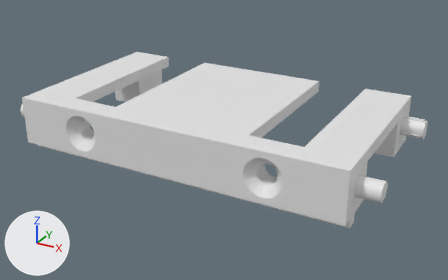
An edit to the glTF model models/sledbar_2.glb, drawn before and after from the same camera.
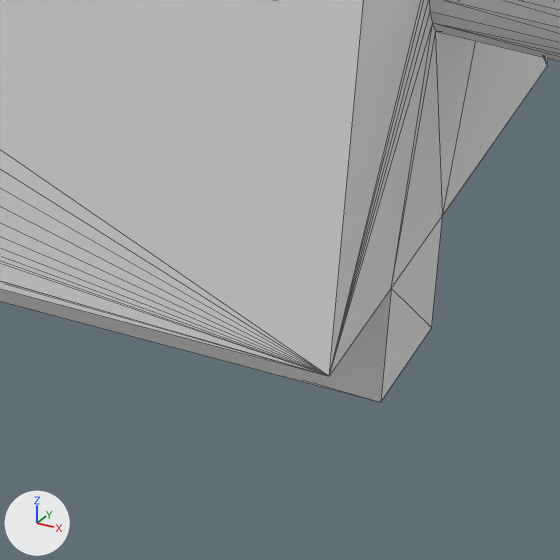
There are two pictures of each version: one whole from a 50 mm lens placed at (47.8, -84.6, 39.5), pointed at (1.5, -0.5, -2.6), one close up on the part from 71% to 81% of the width and 69% to 86% of the height. The lights are fixed; the arrows at lower left show +X, +Y and +Z. The first two pictures are the older version. The close-ups show mesh edges as thin lines.

The older version as bpy lines, for what is in view:
```python
me_sledbar_2 = bpy.data.meshes.new('sledbar_2')
me_sledbar_2.from_pydata(...)  # 640 vertices, 1284 faces; spans x -31.6..31.6, y -15.9..15.9, z -4.8..4.8
ob_sledbar_2 = bpy.data.objects.new('sledbar_2', me_sledbar_2)
ob_sledbar_2.location = (0.0, 0.0, 0.0)
```
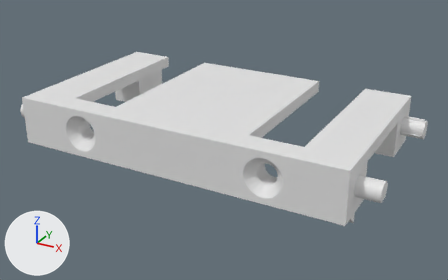
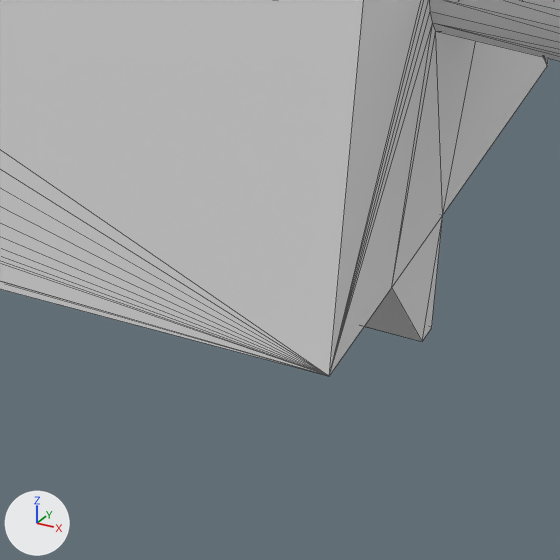
The change, as a diff of the scene's bpy script:
```diff
--- a/models/sledbar_2.glb.py
+++ b/models/sledbar_2.glb.py
@@ me_sledbar_2 @@
 me_sledbar_2.from_pydata(...)  # 640 vertices, 1284 faces; spans x -31.6..31.6, y -15.9..15.9, z -4.8..4.8
 # used by ob_sledbar_2; location = (0.0, 0.0, 0.0)
-me_sledbar_2.vertices[40].co = (-28.0, -13.8, -3.2)
-me_sledbar_2.vertices[42].co = (-28.0, -13.8, -4.8)
-me_sledbar_2.vertices[43].co = (-28.0, -11.9, -3.2)
-me_sledbar_2.vertices[161].co = (28.0, -13.8, -4.8)  # pixel (380, 402)
-me_sledbar_2.vertices[523].co = (22.0, -7.9, 2.8)
-me_sledbar_2.vertices[524].co = (22.0, -7.9, -3.2)
+# me_sledbar_2 part 1
+me_sledbar_2.vertices[40].co = (-28.0, -11.9, -3.2)
+me_sledbar_2.vertices[42].co = (-28.0, -12.2, -4.8)
+me_sledbar_2.vertices[43].co = (-28.0, -13.7, -3.2)
+me_sledbar_2.vertices[161].co = (28.0, -12.2, -4.8)  # pixel (422, 341)
+me_sledbar_2.vertices[523].co = (22.0, -7.9, -3.2)
+me_sledbar_2.vertices[524].co = (22.0, -7.9, 2.8)
```

Pixel boxes (x1, y1, x2, y2) of what changed, in the close-ups (560 x 560 px; the box of a moved part takes in the faces that stretch with it):
'sledbar_2', reshaped: before (0, 0, 560, 402); after (0, 0, 560, 376)
part 1 of me_sledbar_2, moved or reshaped: before (0, 288, 431, 402); after (364, 215, 443, 341)
